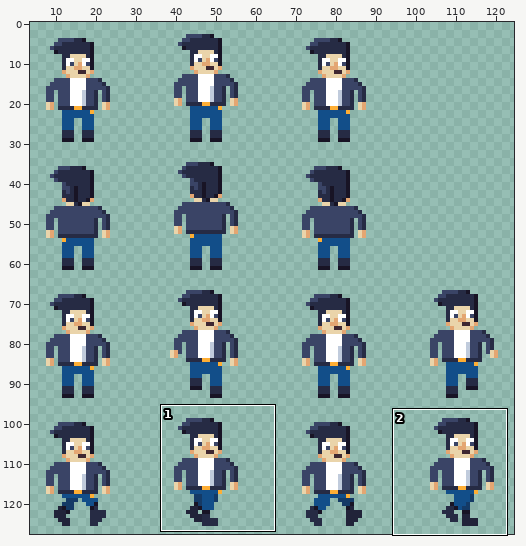
File history of a pixel-art file, assets/textures/characters/raggari_32.aseprite. Above: a wide view before the commit, with the close-up outlined.
Close-up. Before:
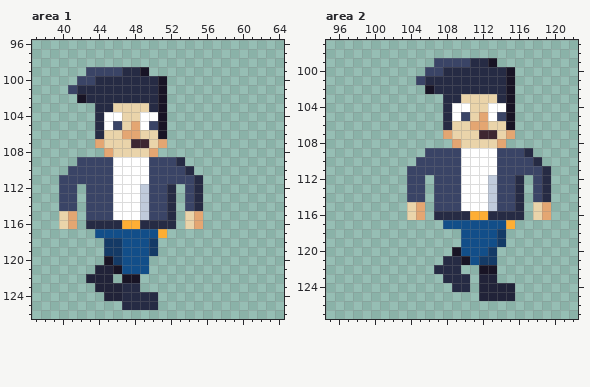
128x128 pixels, 1 frame. Shown: area 1: x 37..64, y 96..126; area 2: x 95..122, y 97..127. The wide view leaves out empty margins.
And afterwards:
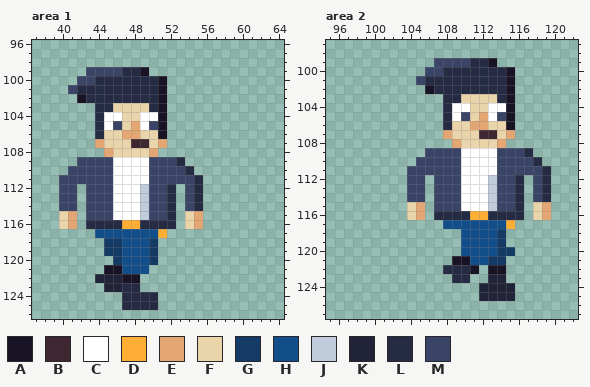
Palette (. is transparent): A #181425  B #3e2731  C #ffffff  D #feae34  E #e4a672  F #ead4aa  G #143a66  H #124e89  J #c0cbdc  K #212339  L #262b44  M #3a4466
The edit:
Area 1:
y 120: x 45 A -> .; x 50 . -> G
y 121: x 44..45 KK -> .A
y 122: x 43 K -> .; x 46 . -> K
y 123: x 44 K -> .
y 124: x 45..46 KK -> ..
Area 2:
y 120: x 109 A -> .; x 113..115 G.. -> HGG
y 121: x 108..109 LL -> .A; x 112 G -> H; x 114 . -> G
y 122: x 107 L -> .; x 110..112 ..A -> LA.; x 114 . -> A
y 123: x 108 L -> .; x 112 K -> .; x 114 . -> K
y 124: x 109..110 LL -> ..
Changed places in both close-ups, as pixel boxes (x1, y1, x2, y2):
changed: (86, 256, 158, 301)
changed: (434, 247, 515, 292)
